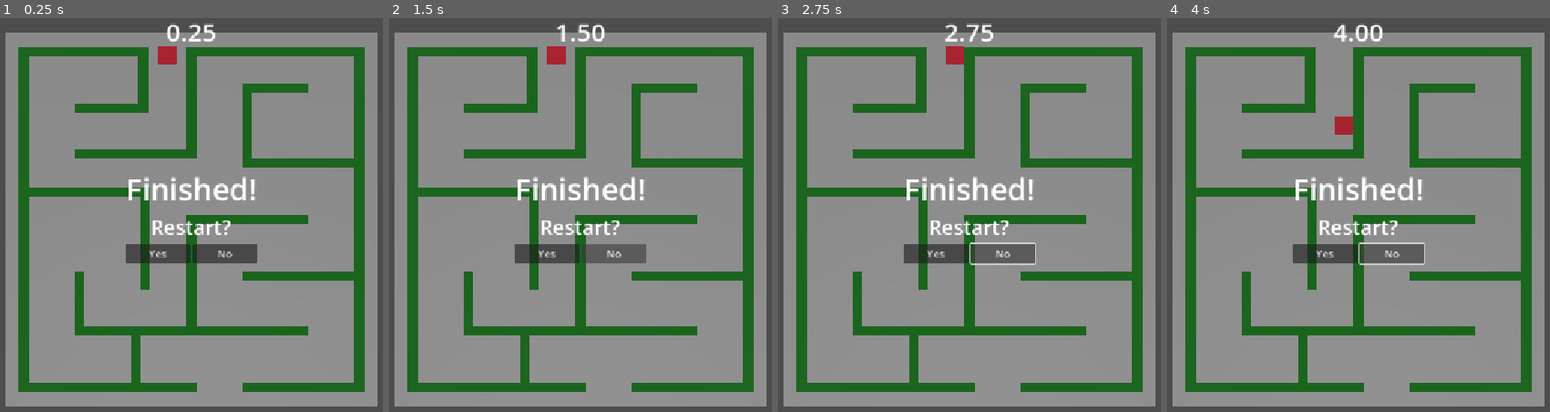
Above: before the commit, frames 1-4 (left to right).
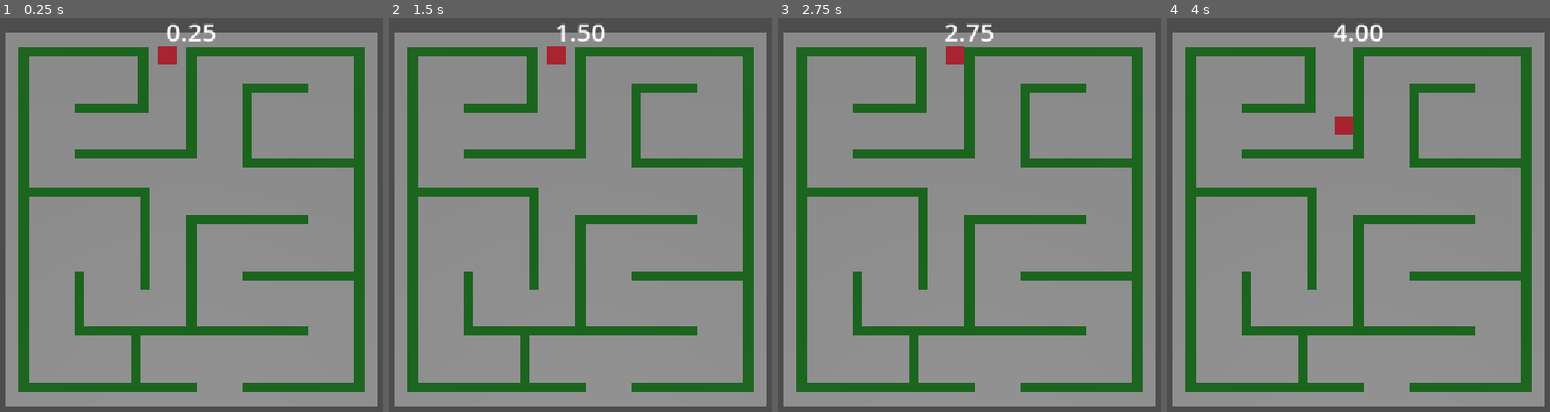
Above: after the commit, the same moments.

Repository: danijmoss/LightMaze
Game: Godot game, scene res://Scenes/main.tscn
Two runs of this game, one before a commit and one after it. Both use one fixed random seed, a clock stepped at 60 frames per second and the inputs below.
Inputs (mouse positions are in pixels of both pictures, inside the frame that each line leads up to):
- Up to frame 1 (0.25 s): no input
- Up to frame 2 (1.5 s): click (546, 254) at 0.5 s, where only the run before the commit has a clickable "Yes"; click (614, 254) at 1.25 s, where only the run before the commit has a clickable "No"
- Up to frame 3 (2.75 s): hold Right (ui_right) from 2.03 s (still down)
- Up to frame 4 (4 s): release Right (ui_right) at 2.78 s; hold Down (ui_down) 2.78-3.53 s; hold Right (ui_right) from 3.53 s (still down)

The runs differ from the first frame. In frame 1, 2.8% of the frame differs, in the area x 32-68%, y 40-63%; in frame 2, 2.8%; in frame 3, 3.0%; in frame 4, 3.0%.

Commit message:
Connected Level Complete and Restart Menu Buttons

Diff:
--- a/Scenes/main.tscn
+++ b/Scenes/main.tscn
@@ -234,6 +234,7 @@
 text = "0.00"
 
 [node name="ResultPanel" type="VBoxContainer" parent="HUD" unique_id=1357908782]
+visible = false
 anchors_preset = 8
 anchor_left = 0.5
 anchor_top = 0.5
@@ -249,7 +250,6 @@
 [node name="ResultLabel" type="Label" parent="HUD/ResultPanel" unique_id=1501499448]
 layout_mode = 2
 theme_override_font_sizes/font_size = 48
-text = "Finished!"
 horizontal_alignment = 1
 
 [node name="RestartLabel" type="Label" parent="HUD/ResultPanel" unique_id=1358492300]
@@ -273,3 +273,5 @@
 text = "No"
 
 [connection signal="body_entered" from="Goal" to="." method="_on_goal_body_entered"]
+[connection signal="pressed" from="HUD/ResultPanel/ButtonRow/YesButton" to="." method="_on_yes_button_pressed"]
+[connection signal="pressed" from="HUD/ResultPanel/ButtonRow/NoButton" to="." method="_on_no_button_pressed"]
--- a/Scripts/main.gd
+++ b/Scripts/main.gd
@@ -4,6 +4,9 @@
 var elapsed = 0.0
 var running = true
 @onready var timer_label = $HUD/TimerLabel
+@onready var result_label = $HUD/ResultPanel/ResultLabel
+@onready var result_panel = $HUD/ResultPanel
+
 
 # Called when the node enters the scene tree for the first time.
 func _ready() -> void:
@@ -20,3 +23,14 @@
 func _on_goal_body_entered(body: Node3D) -> void:
 	if body.name == "Player":
 		running = false
+		result_panel.visible = true
+		result_label.text = "Finished! \n %.2f" % elapsed
+		$HUD/ResultPanel/ButtonRow/YesButton.grab_focus()
+
+
+func _on_yes_button_pressed() -> void:
+	get_tree().reload_current_scene()
+
+
+func _on_no_button_pressed() -> void:
+	get_tree().quit()
